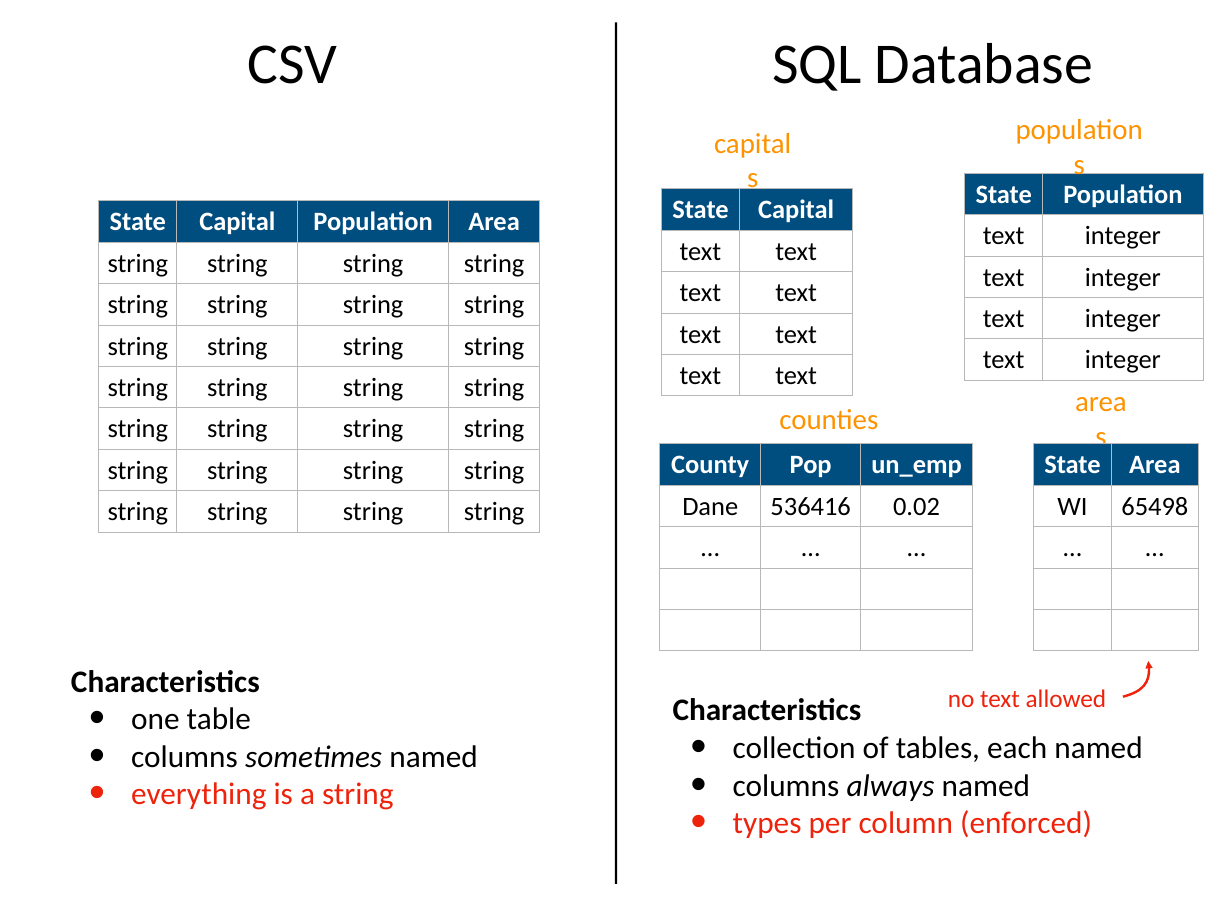
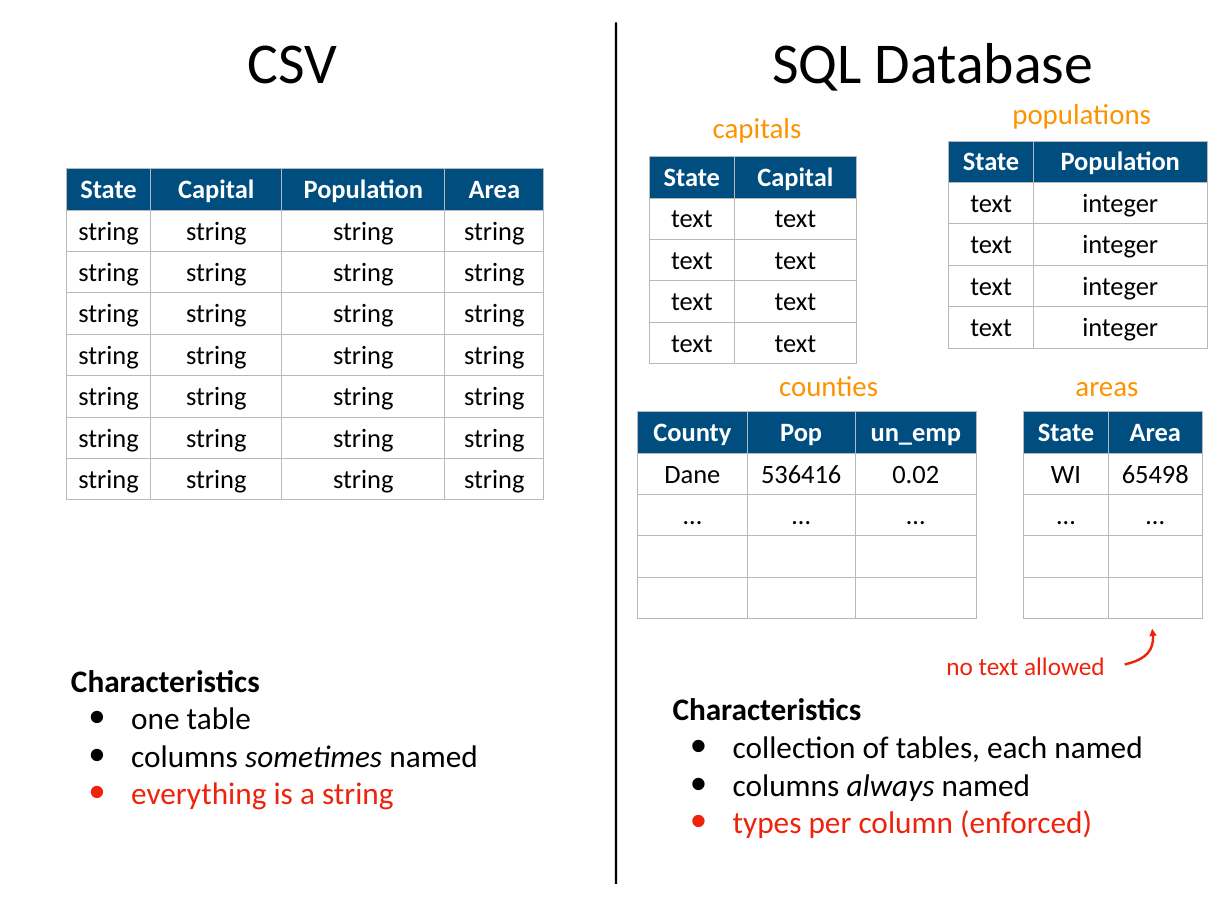
Before and after one commit to tylerharter/caraza-harter-com, a slide deck: slide 10 of tyler/meena/cs220/f20/materials/lec_33_F20.pptx (slide 12 before the commit). Drawn at 1232x924 pixels with LibreOffice and Linux fonts; fonts in the diff are those of the drawing. Boxes give left, top, right and bottom in pixels: in the first picture for what was removed or moved away, otherwise in the second. Text is boxed around its words. In the diff, an @@ line names an element or a change of style, - is before the commit and + after.

```diff
--- a/tyler/meena/cs220/f20/materials/lec_33_F20.pptx
+++ b/tyler/meena/cs220/f20/materials/lec_33_F20.pptx
@@ text "capitals" rewrapped from <box>710,137,805,180</box> to <box>713,118,802,143</box> @@
@@ text "populations" rewrapped from <box>1011,124,1157,167</box> to <box>1012,104,1151,129</box> @@
@@ table: place and size @@
-table at <box>964,173,1203,380</box>
+table at <box>949,141,1207,348</box>
@@ table: place and size @@
-table at <box>99,201,539,532</box>
+table at <box>66,169,544,500</box>
@@ table: place and size @@
-table at <box>661,189,853,396</box>
+table at <box>650,157,857,364</box>
@@ text "counties": place and size @@
-text "counties" at <box>779,409,878,430</box>
+text "counties" at <box>779,376,878,397</box>
@@ text "areas" rewrapped from <box>1071,396,1142,439</box> to <box>1075,382,1138,397</box> @@
@@ table: place and size @@
-table at <box>660,444,973,651</box>
+table at <box>638,412,976,619</box>
@@ table: place and size @@
-table at <box>1034,444,1198,651</box>
+table at <box>1024,412,1203,619</box>
@@ freeform shape: place and size @@
-freeform shape at <box>1123,661,1149,697</box>
+freeform shape at <box>1125,629,1153,665</box>
@@ text "no text allowed": place and size @@
-text "no text allowed" at <box>948,689,1107,707</box>
+text "no text allowed" at <box>946,657,1105,675</box>
```
Also in this commit, not shown: 5 other slides changed, 3 slides added, 5 slides removed.
